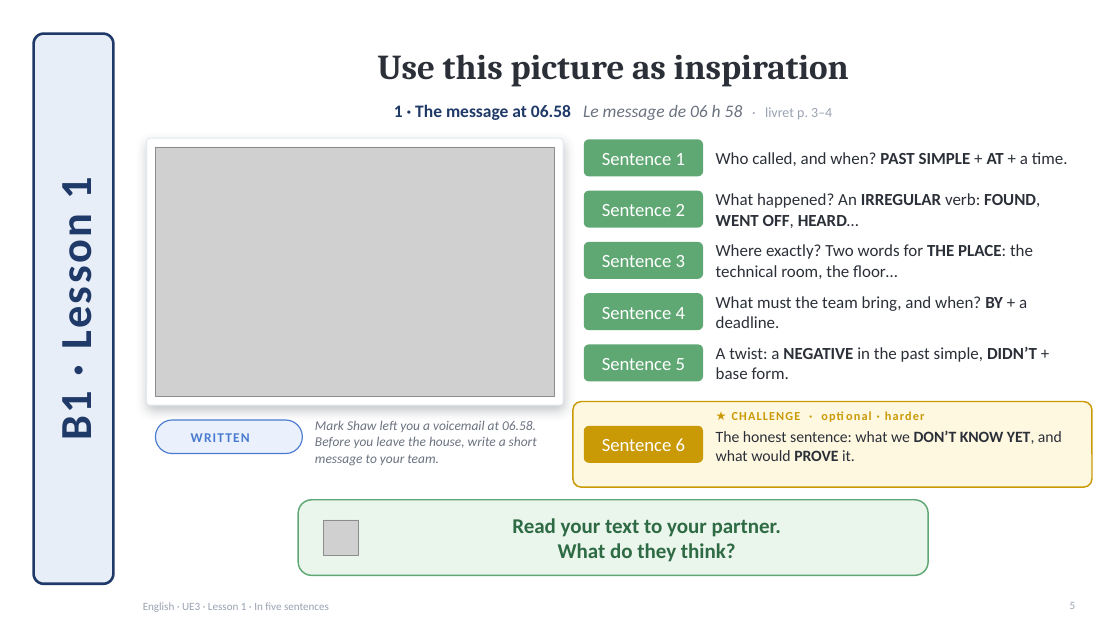
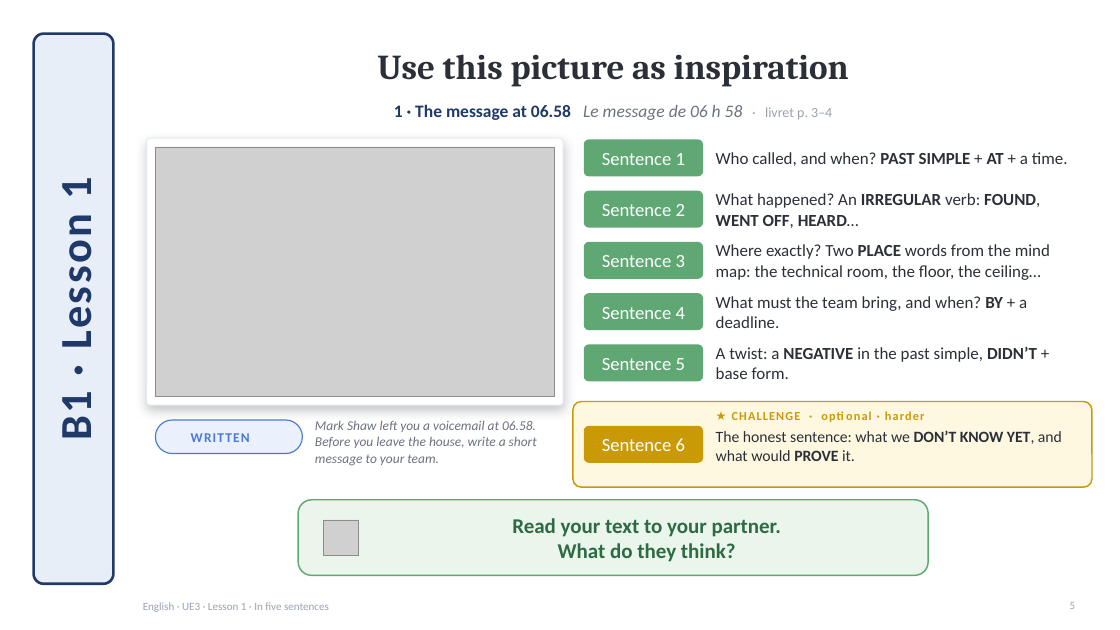
Before and after one commit to ajouniaux/talenleren, a slide deck: slide 5 of anglais_productions/powerpoints/UE3_Lesson1_In_five_sentences.pptx. Drawn at 1120x630 pixels with LibreOffice and Linux fonts; fonts in the diff are those of the drawing; grey boxes stand for pictures; background and template pictures are left out. Boxes give left, top, right and bottom in pixels: in the first picture for what was removed or moved away, otherwise in the second. Text is boxed around its words. In the diff, an @@ line names an element or a change of style, - is before the commit and + after.

```diff
--- a/anglais_productions/powerpoints/UE3_Lesson1_In_five_sentences.pptx
+++ b/anglais_productions/powerpoints/UE3_Lesson1_In_five_sentences.pptx
@@ text at bbox=[716, 244, 1050, 280]: text changed @@
-Where exactly? Two words for THE PLACE: the technical room, the floor…
+Where exactly? Two PLACE words from the mind map: the technical room, the floor, the ceiling…
```
Also in this commit, not shown: 5 other slides changed, 2 other files.
